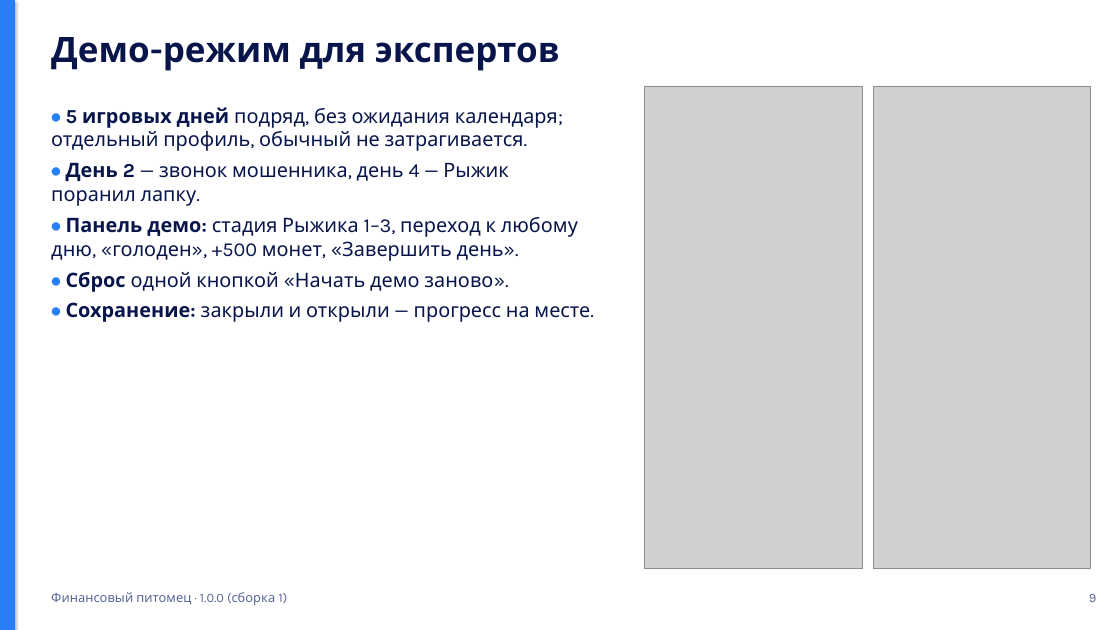
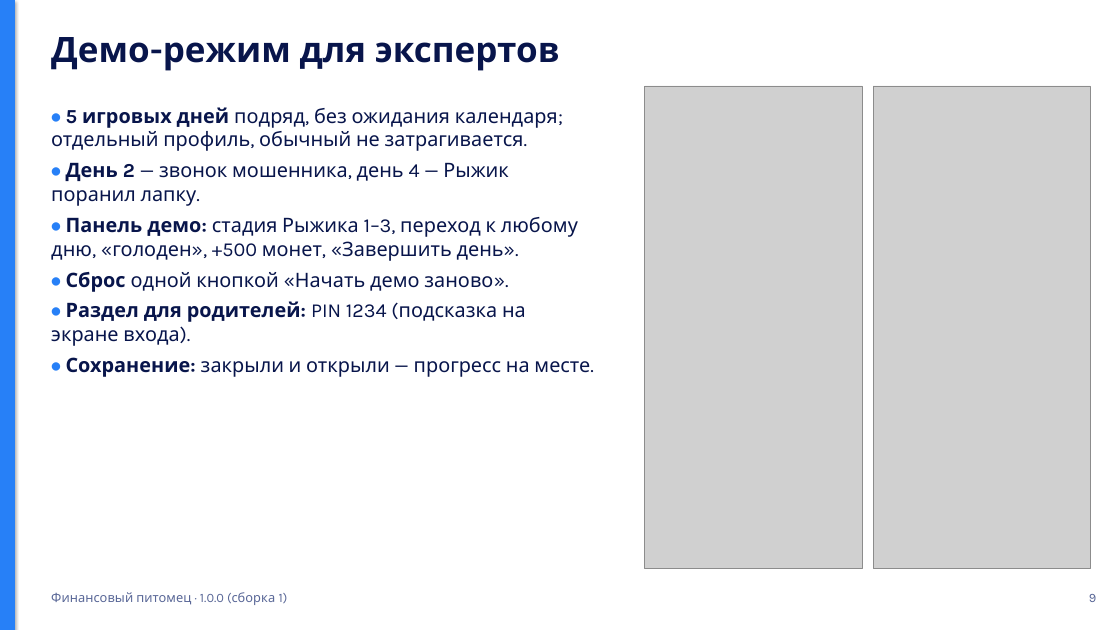
Before and after one commit to VavilonK/FinTrix, a slide deck: slide 9 of docs/Презентация_Финансовый_питомец.pptx. Drawn at 1120x630 pixels with LibreOffice and Linux fonts; fonts in the diff are those of the drawing; grey boxes stand for pictures. Boxes give left, top, right and bottom in pixels: in the first picture for what was removed or moved away, otherwise in the second. Text is boxed around its words. In the diff, an @@ line names an element or a change of style, - is before the commit and + after.

```diff
--- a/docs/Презентация_Финансовый_питомец.pptx
+++ b/docs/Презентация_Финансовый_питомец.pptx
@@ text at (51, 301, 526, 346): paragraph added @@
+• Раздел для родителей: PIN 1234 (подсказка на экране входа).
```
Also in this commit, not shown: 1 other slide changed, 11 other files.
